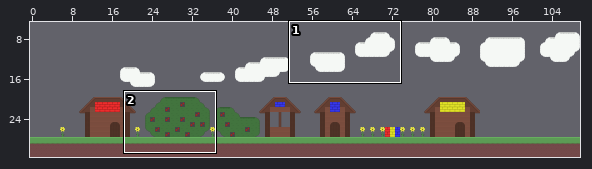
Tiled map (JSON) -- Color Quest/Color Quest/assets/TileMaps/Tutorial.json. The picture above shows the old version from afar; the outline marks the close-up.
Close-up. Old version:
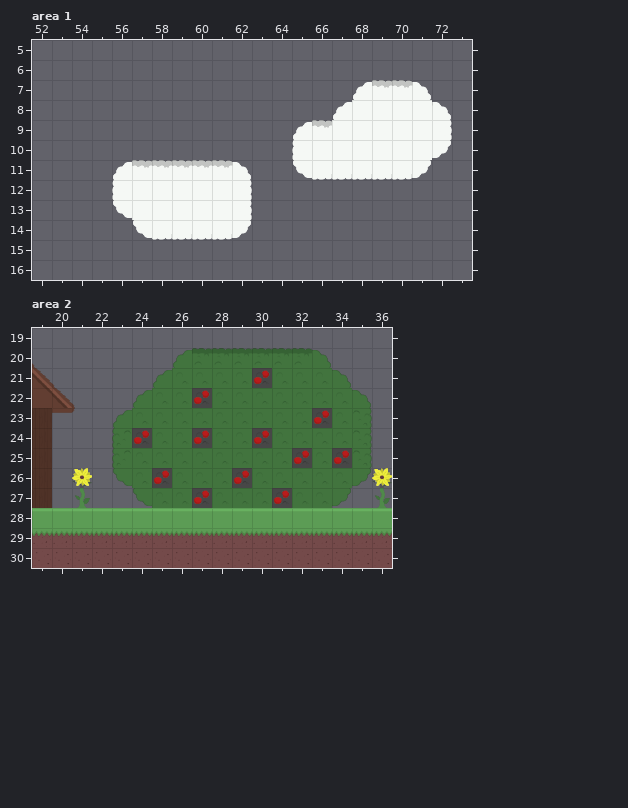
Cells are 32x32 px. Shown: area 1 x 52..73, y 5..16; area 2 x 19..36, y 19..30. The commit also changed other parts of the map, which this record leaves out.
After the commit:
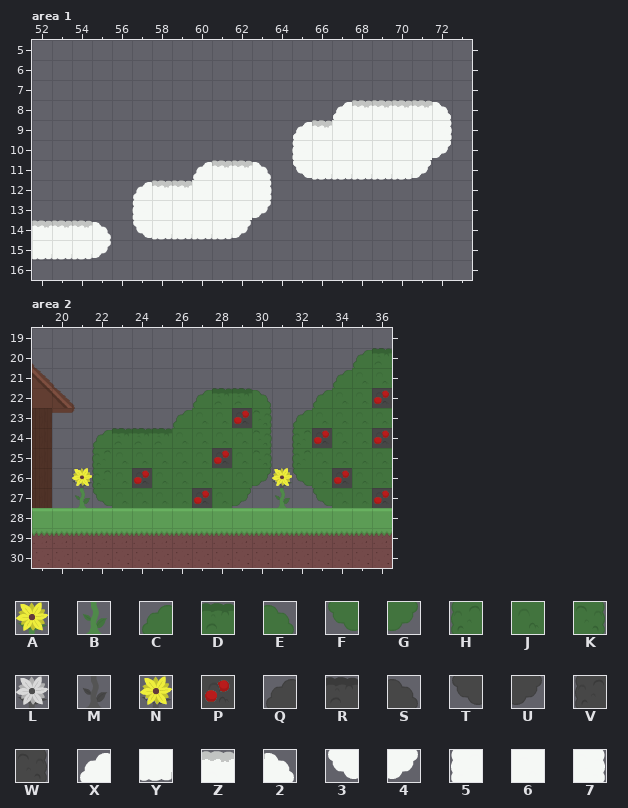
Key: from "color_tiles_2": A 1, B 8, C 28, D 30, E 31, F 32, G 33, H 35, J 36, K 38, L 43, M 50, N 59, P 66, Q 70, R 72, S 73, T 74, U 75, V 77, W 80, X 84, Y 85 flipped up-down, Z 86, 2 87, 3 88, 4 89, 5 91, 6 92, 7 94.
_ is an empty cell, # one hidden under a higher layer.
Tiles replaced or removed in this view: 2, 3, 4, 5, 6, 7, A, B, C, D, E, F, G, H, J, K, L, M, N, P, Q, R, S, T, U, V, W, X, Y, Z.
What changed:
Changed rows in their new state; . is an unchanged cell.
Layer "Ground_1", area 1:
first column x 57:
 7 ............__.
 8 ...........ZZZZ
11 _____..........
Layer "Background_1", area 1:
first column x 56:
 7 ............____
 8 ............ZZZZ
11 _______.........
12 ____.._.........
13 __...._.........
14 .______.........
Layer "Ground_0", area 1:
first column x 52:
 7 .................__.
 8 ................ZZZZ
11 .....____.Z.........
12 ......ZZ............
14 ZZZ.................
Layer "Background_0", area 1:
first column x 52:
 7 ................____
 8 ................ZZZZ
11 ....____X.Z2........
12 ...._XZZ..67........
13 ...._5....64........
14 ZZZ2................
15 YYY4................
Layer "Ground_1", area 2:
first column x 23:
20 ....______...R
22 .....RR.......
24 RRR...........
Layer "Background_1", area 2:
first column x 22:
20 ....________.QR
21 ..._________Q..
22 ..___QRRS__Q.#.
23 .___Q...W_Q..#.
24 QRRR....W_V..#.
25 V#......W_V..#.
26 V#......ULT..##
27 T.#....U_M_T#.#
Layer "Ground_0", area 2:
first column x 23:
20 ....______...D
22 .....DD.......
24 DDD...........
Layer "Background_0", area 2:
first column x 22:
20 ....________.CD
21 ..._________CJJ
22 ..___CDDE__C.J.
23 .___C..#K_CJ.JJ
24 CDDD.J..K_H#.J.
25 HJ....#.K_H.JJJ
26 HJ#J...JGAF.#JJ
27 FJJ....G_B_FJJ#
Layer "Yellow", area 2:
first column x 31:
26 N...._
Layer "Red", area 2:
first column x 24:
21 ......_......
22 ..._........P
23 .....P..._...
24 _.._.._..P..P
25 ....P..._._..
26 P_..._....P..
27 ......._....P
